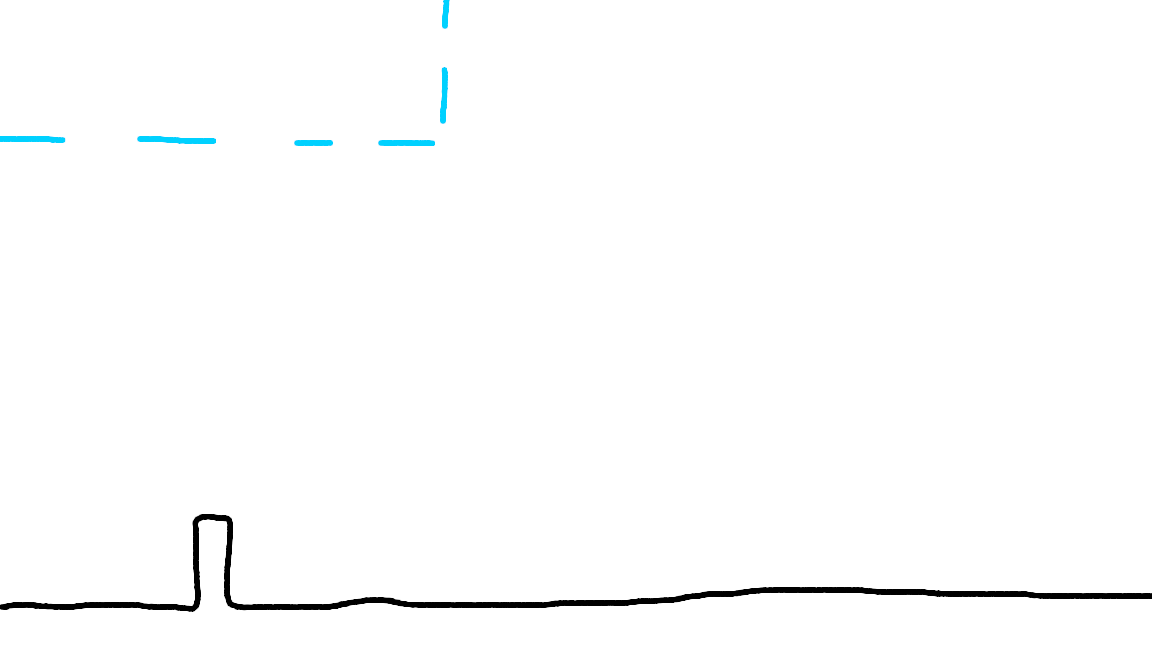
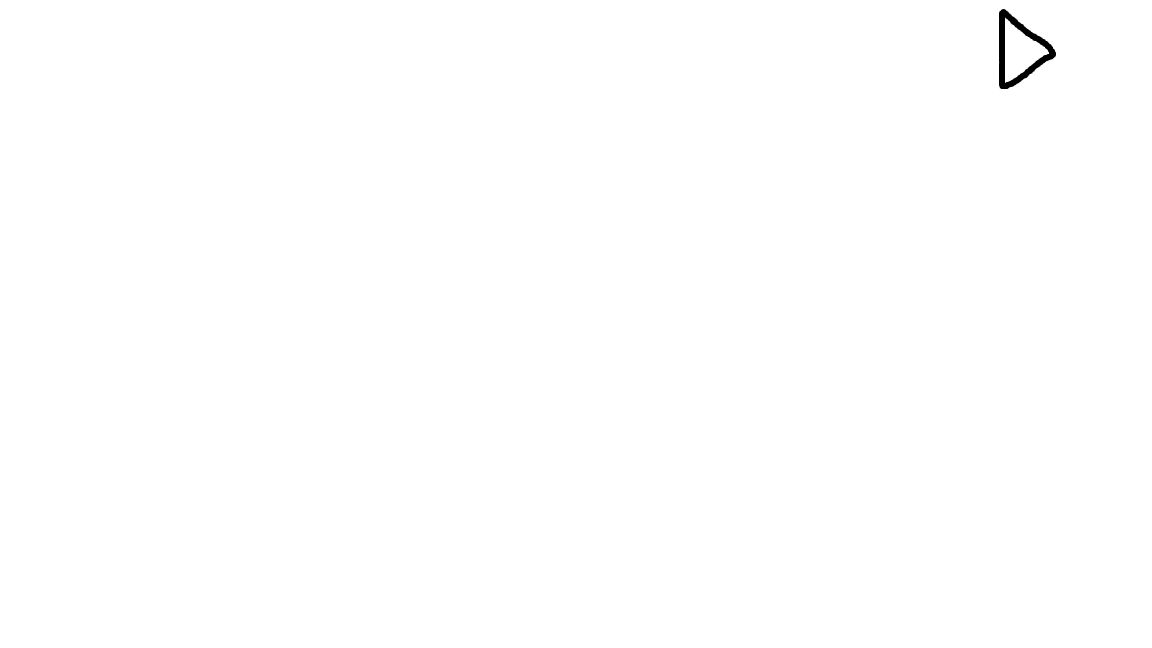
Comparing the layer stacks of the two 1152px x 648px images. Changes:
added layer "Pasted Layer" above "Pasted Layer #1" over [999, 9, 1056, 89]
hid "Background" over [0, 0, 1152, 612]
